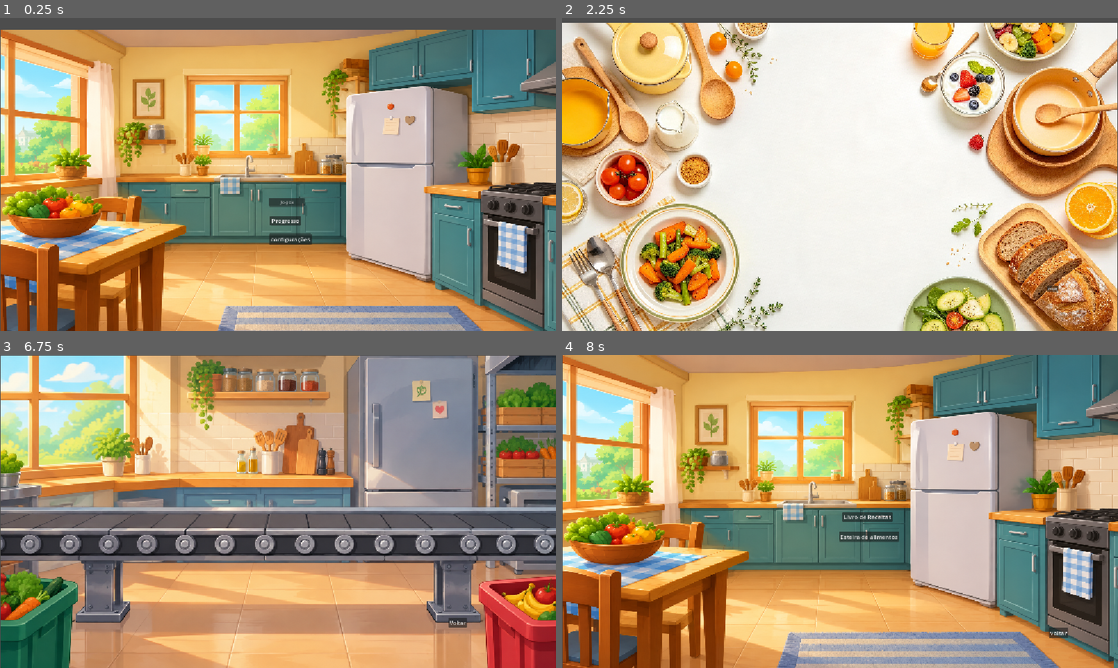
Above: before the commit, frames 1-4 (two rows, left to right).
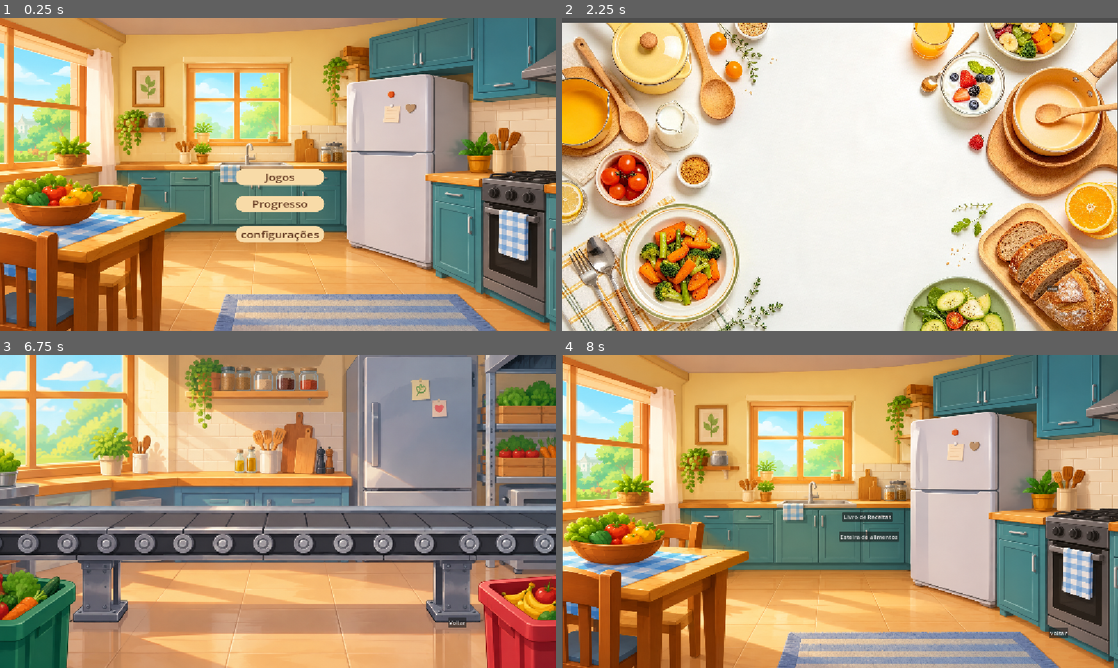
Above: after the commit, the same moments.

Repository: caiodasilveira1-design/Projeto-Final
Game: Godot game, scene res://menu_inicial.tscn
The game is run twice, just before and just after one commit, with the same random seed, the same clock (stepped at 60 frames per second) and the same inputs.
Inputs:
- Up to frame 1 (0.25 s): no input
- Up to frame 2 (2.25 s): click "Jogos" at 0.5 s; click "voltar" at 1.25 s; click "Progresso" at 2 s
- Up to frame 3 (6.75 s): click "Voltar" at 2.75 s; click "Jogos" at 3.5 s; click "Livro de Receitas" at 4.25 s; click "Salada Colorida" at 5 s; click "voltar" at 5.75 s; click "Esteira de alimentos" at 6.5 s
- Up to frame 4 (8 s): click "Voltar" at 7.25 s

The runs differ from the first frame. In frame 1, 53% of the frame differs, in the area x 0-100%, y 0-100%; in frame 2, nothing differs; in frame 3, 18%; in frame 4, nothing differs.

Commit message:
3/11/26

Diff:
--- a/projeto-final/CatalogooReceitas.gd
+++ b/projeto-final/CatalogooReceitas.gd
@@ -1,5 +1,4 @@
 extends Control
-
 
 var receitas = {
 	"Salada": {
@@ -37,7 +36,6 @@
             "Óleo"
 		]
 	}
-
 }
 
 func _ready():
@@ -45,7 +43,6 @@
 	$ListaReceitas/Sopa.pressed.connect(func(): mostrar_receita("Sopa"))
 	$ListaReceitas/Omelete.pressed.connect(func(): mostrar_receita("Omelete"))
 	$ListaReceitas/Panqueca.pressed.connect(func(): mostrar_receita("Panqueca"))
-
 
 func mostrar_receita(id_receita: String):
 	var receita = receitas[id_receita]
@@ -61,6 +58,5 @@
 	$Detalhes/Ingredientes.text = texto_ingredientes
 
 
-
 func _on_voltar_pressed():
-	get_tree().change_scene_to_file("res://jogos.tscn")
+		get_tree().change_scene_to_file("res://jogos.tscn")
--- a/projeto-final/Livro de receitas e receitas/livro_de_receitas.tscn
+++ b/projeto-final/Livro de receitas e receitas/livro_de_receitas.tscn
@@ -4,8 +4,10 @@
 [ext_resource type="Script" uid="uid://dk3yg34jyu6jp" path="res://CatalogooReceitas.gd" id="1_wlxxy"]
 
 [sub_resource type="StyleBoxFlat" id="StyleBoxFlat_wlxxy"]
-bg_color = Color(0.972549, 0.8745098, 0.65882355, 1)
+bg_color = Color(0.972549, 0.85882354, 0.65882355, 1)
+border_color = Color(0.42745098, 0.26666668, 0.16862746, 1)
 border_blend = true
+corner_radius_top_left = 25
 corner_detail = 13
 
 [node name="Catalogo  Receitas" type="Control" unique_id=636290605]
@@ -28,7 +30,7 @@
 offset_bottom = 453.0
 theme_override_constants/separation = 50
 
-[node name="Salada" type="Button" parent="ListaReceitas" unique_id=1985118621]
+[node name="Salada" type="Button" parent="ListaReceitas" unique_id=1348967361]
 custom_minimum_size = Vector2(50, 45)
 layout_mode = 2
 theme_override_colors/font_color = Color(0.42745098, 0.26666668, 0.16862746, 1)
@@ -103,12 +105,24 @@
 theme_override_font_sizes/font_size = 22
 autowrap_mode = 2
 
-[node name="Button" type="Button" parent="." unique_id=1742581058]
+[node name="voltar" type="Button" parent="." unique_id=1985118621]
+custom_minimum_size = Vector2(15, 25)
 layout_mode = 0
-offset_left = 1017.0
-offset_top = 487.0
-offset_right = 1071.0
-offset_bottom = 518.0
-text = "voltar"
+offset_left = 92.0
+offset_top = 469.0
+offset_right = 201.0
+offset_bottom = 514.0
+theme_override_colors/font_color = Color(0.42745098, 0.26666668, 0.16862746, 1)
+theme_override_colors/font_focus_color = Color(0.972549, 0.8745098, 0.65882355, 1)
+theme_override_colors/font_pressed_color = Color(0.972549, 0.8745098, 0.65882355, 1)
+theme_override_colors/font_hover_color = Color(0.9722312, 0.7542833, 0.7682782, 1)
+theme_override_colors/font_disabled_color = Color(0.972549, 0.8745098, 0.65882355, 1)
+theme_override_colors/icon_pressed_color = Color(1, 0.76015854, 0.8038238, 1)
+theme_override_colors/icon_hover_pressed_color = Color(0.69411767, 0.4, 0.32156864, 1)
+theme_override_constants/h_separation = 8
+theme_override_font_sizes/font_size = 32
+theme_override_styles/normal = SubResource("StyleBoxFlat_wlxxy")
+text = "voltar
+"
 
-[connection signal="pressed" from="Button" to="." method="_on_voltar_pressed"]
+[connection signal="pressed" from="voltar" to="." method="_on_voltar_pressed"]
--- a/projeto-final/esteira.tscn
+++ b/projeto-final/esteira.tscn
@@ -4,8 +4,8 @@
 [ext_resource type="Script" uid="uid://foa11y365ov7" path="res://scripts/esteira.gd" id="2_ls025"]
 
 [node name="esteira" type="Sprite2D" unique_id=2048948155]
-position = Vector2(577, 325.75)
-scale = Vector2(0.6866029, 0.6859724)
+position = Vector2(574, 324.25)
+scale = Vector2(0.6901914, 0.68916047)
 texture = ExtResource("1_hhedt")
 script = ExtResource("2_ls025")
 
--- a/projeto-final/menu_inicial.tscn
+++ b/projeto-final/menu_inicial.tscn
@@ -3,65 +3,90 @@
 [ext_resource type="Texture2D" uid="uid://b0sapugcxx4h7" path="res://imagens do chat/Menu inicial.png" id="1_u4fxu"]
 [ext_resource type="Script" uid="uid://d1abcl77unkxa" path="res://scripts/menu_inicial.gd" id="2_3exob"]
 
-[sub_resource type="FontFile" id="FontFile_13656"]
-cache/0/variation_coordinates = {}
-cache/0/face_index = 0
-cache/0/embolden = 0.0
-cache/0/transform = Transform2D(1, 0, 0, 1, 0, 0)
-cache/0/spacing_top = 0
-cache/0/spacing_bottom = 0
-cache/0/spacing_space = 0
-cache/0/spacing_glyph = 0
-cache/0/baseline_offset = 0.0
-cache/0/16/0/ascent = 0.0
-cache/0/16/0/descent = 0.0
-cache/0/16/0/underline_position = 0.0
-cache/0/16/0/underline_thickness = 0.0
-cache/0/16/0/scale = 1.0
-cache/0/50/0/ascent = 0.0
-cache/0/50/0/descent = 0.0
-cache/0/50/0/underline_position = 0.0
-cache/0/50/0/underline_thickness = 0.0
-cache/0/50/0/scale = 1.0
-cache/0/15/0/ascent = 0.0
-cache/0/15/0/descent = 0.0
-cache/0/15/0/underline_position = 0.0
-cache/0/15/0/underline_thickness = 0.0
-cache/0/15/0/scale = 1.0
-cache/0/14/0/ascent = 0.0
-cache/0/14/0/descent = 0.0
-cache/0/14/0/underline_position = 0.0
-cache/0/14/0/underline_thickness = 0.0
-cache/0/14/0/scale = 1.0
+[sub_resource type="FontVariation" id="FontVariation_m0fcn"]
+
+[sub_resource type="StyleBoxFlat" id="StyleBoxFlat_s2mq1"]
+bg_color = Color(0.972549, 0.85882354, 0.65882355, 1)
+corner_radius_top_left = 25
+corner_radius_top_right = 25
+corner_radius_bottom_right = 25
+corner_radius_bottom_left = 25
+
+[sub_resource type="StyleBoxFlat" id="StyleBoxFlat_rehmf"]
+bg_color = Color(0.972549, 0.85882354, 0.65882355, 1)
+corner_radius_top_left = 25
+corner_radius_top_right = 25
+corner_radius_bottom_right = 25
+corner_radius_bottom_left = 25
+corner_detail = 13
+
+[sub_resource type="StyleBoxFlat" id="StyleBoxFlat_kbbbv"]
+bg_color = Color(0.972549, 0.85882354, 0.65882355, 1)
+corner_radius_top_left = 25
+corner_radius_top_right = 25
+corner_radius_bottom_right = 25
+corner_radius_bottom_left = 25
 
 [node name="Menu inicial" type="Sprite2D" unique_id=1089880542]
-position = Vector2(577, 348.00003)
-scale = Vector2(0.7480468, 0.63233453)
+position = Vector2(577.375, 323.03058)
+scale = Vector2(0.75081384, 0.6327527)
 texture = ExtResource("1_u4fxu")
 script = ExtResource("2_3exob")
 
 [node name="botao jogos" type="Button" parent="." unique_id=698423144]
-offset_left = -26.28199
-offset_top = 39.092754
-offset_right = 72.18798
-offset_bottom = 67.09276
-theme_override_fonts/font = SubResource("FontFile_13656")
-theme_override_font_sizes/font_size = 14
+anchors_preset = 8
+anchor_left = 0.5
+anchor_top = 0.5
+anchor_right = 0.5
+anchor_bottom = 0.5
+offset_left = -887.0375
+offset_top = -529.4327
+offset_right = -641.97003
+offset_bottom = -475.03387
+grow_horizontal = 2
+grow_vertical = 2
+size_flags_vertical = 4
+theme_override_colors/font_color = Color(0.42745098, 0.26666668, 0.16862746, 1)
+theme_override_fonts/font = SubResource("FontVariation_m0fcn")
+theme_override_font_sizes/font_size = 32
+theme_override_styles/normal = SubResource("StyleBoxFlat_s2mq1")
 text = "Jogos"
 
 [node name="configuracoes" type="Button" parent="." unique_id=1526079696]
-offset_left = -25.399477
-offset_top = 154.9812
-offset_right = 91.600525
-offset_bottom = 192.93579
+anchors_preset = 8
+anchor_left = 0.5
+anchor_top = 0.5
+anchor_right = 0.5
+anchor_bottom = 0.5
+offset_left = -887.03754
+offset_top = -340.98627
+offset_right = -641.9701
+offset_bottom = -287.98627
+grow_horizontal = 2
+grow_vertical = 2
+size_flags_vertical = 4
+theme_override_colors/font_color = Color(0.42745098, 0.26666668, 0.16862746, 1)
+theme_override_font_sizes/font_size = 32
+theme_override_styles/normal = SubResource("StyleBoxFlat_rehmf")
 text = "configurações
 "
 
 [node name="progresso" type="Button" parent="." unique_id=803326580]
-offset_left = -22.72585
-offset_top = 98.04931
-offset_right = 62.27415
-offset_bottom = 129.04932
+anchors_preset = 8
+anchor_left = 0.5
+anchor_top = 0.5
+anchor_right = 0.5
+anchor_bottom = 0.5
+offset_left = -887.03754
+offset_top = -440.9305
+offset_right = -641.9701
+offset_bottom = -387.9305
+grow_horizontal = 2
+grow_vertical = 2
+size_flags_vertical = 4
+theme_override_colors/font_color = Color(0.42745098, 0.26666668, 0.16862746, 1)
+theme_override_font_sizes/font_size = 32
+theme_override_styles/normal = SubResource("StyleBoxFlat_kbbbv")
 text = "Progresso"
 
 [connection signal="pressed" from="botao jogos" to="." method="_on_button_pressed"]
